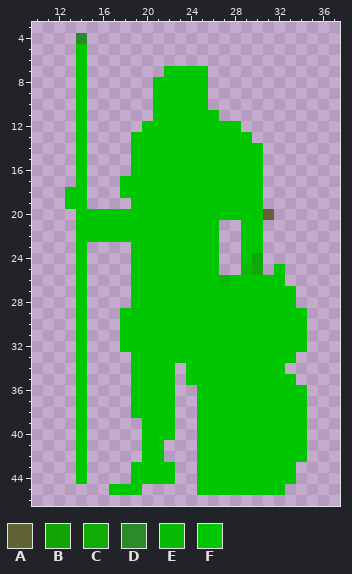
Pixel-art sprite -- ChalmeRisk/resources/greenInfantry.gif. Above is the file before it was changed.
The file is 50x50 pixels. Colours within 5 levels of each other are drawn and written as one. Shown: x 10..37, y 3..46.
Palette (. is transparent): A #626334  B #12a506  C #11ab07  D #2c8b28  E #09ba04  F #00c700
Pixels before, first column x 13:
 4 .D....................
 5 .F....................
 6 .F....................
 7 .F.......FFFF.........
 8 .F......FFFFF.........
 9 .F......FFFFF.........
10 .F......FFFFF.........
11 .F......FFFFFF........
12 .F.....FFFFFFFFF......
13 .F....FFFFFFFFFFF.....
14 .F....FFFFFFFFFFFF....
15 .F....FFFFFFFFFFFF....
16 .F....FFFFFFFFFFFF....
17 .F...FFFFFFFFFFFFF....
18 FF...FFFFFFFFFFFFF....
19 FF....FFFFFFFFFFFF....
20 .FFFFFFFFFFFFFFFFFA...
21 .FFFFFFFFFFFFF..FF....
22 .FFFFFFFFFFFFF..FF....
23 .F....FFFFFFFF..FF....
24 .F....FFFFFFFF..FB....
25 .F....FFFFFFFF..EC.F..
26 .F....FFFFFFFFEFFFFF..
27 .F....FFFFFFFFFFFFFFF.
28 .F....FFFFFFFFFFFFFFF.
29 .F...FFFFFFFFFFFFFFFFF
30 .F...FFFFFFFFFFFFFFFFF
31 .F...FFFFFFFFFFFFFFFFF
32 .F...FFFFFFFFFFFFFFFFF
33 .F....FFFFFFFFFFFFFFF.
34 .F....FFFF.FFFFFFFFF..
35 .F....FFFF.FFFFFFFFFF.
36 .F....FFFF..FFFFFFFFFF
37 .F....FFFF..FFFFFFFFFF
38 .F....FFFF..FFFFFFFFFF
39 .F.....FFF..FFFFFFFFFF
40 .F.....FFF..FFFFFFFFFF
41 .F.....FF...FFFFFFFFFF
42 .F.....FF...FFFFFFFFFF
43 .F....FFFF..FFFFFFFFF.
44 .F....FFFF..FFFFFFFFF.
45 ....FFF.....FFFFFFFF..
The result:
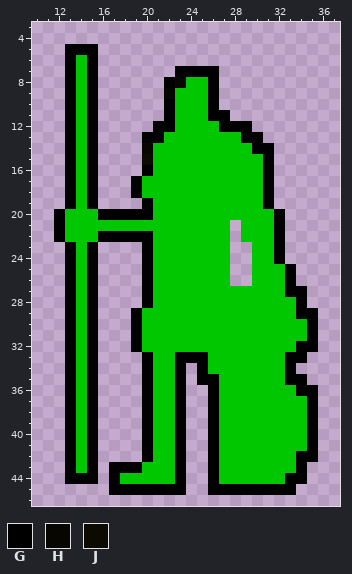
Colours new in this view: G #000000  H #070600  J #0d0b00
Changes in this commit:
Changed rows in their new state; - is an unchanged pixel.
first column x 12:
 4 --.---------------------
 5 -GGG--------------------
 6 -G-G--------------------
 7 -G-G------.GGGG---------
 8 -G-G-----.GH--G---------
 9 -G-G-----.H---G---------
10 -G-G-----.G---G---------
11 -G-G-----.G---GG--------
12 -G-G----.GG----GGG------
13 -G-G---.GG-------GG-----
14 -G-G---.H---------GG----
15 -G-G---.J----------G----
16 -G-G---.G----------G----
17 -G-G--.G-----------G----
18 -G-G--.G-----------G----
19 -G-G---.G----------G----
20 GF--GGGGG----------FG---
21 GF-------------F---FG---
22 GF--GGGGG------F---FG---
23 -G-G---.G------F-.-FG---
24 -G-G---.G------F-.FFG---
25 -G-G---.G------F-.FF-G--
26 -G-G---.G------F..---G--
27 -G-G---.G------------GG-
28 -G-G---.G-------------G-
29 -G-G--.G--------------GG
30 -G-G--.G---------------G
31 -G-G--.G---------------G
32 -G-G--.G--------------GG
33 -G-G---.G--GGG-------GG-
34 -G-G---.G--G.G-------G--
35 -G-G---.G--G.GG------GG-
36 -G-G---.G--G-.G-------GG
37 -G-G---.G--G-.G--------G
38 -G-G---.G--G-.G--------G
39 -G-G----G--G-.G--------G
40 -G-G----G--G-.G--------G
41 -G-G----G-FG-.G--------G
42 -G-G----G-FG-.G-------GG
43 -G-G-GGG---G-.G-------G-
44 -GGG-GF----G-.G------GG-
45 -----GGGGGGG-.GGGGGGGG--
